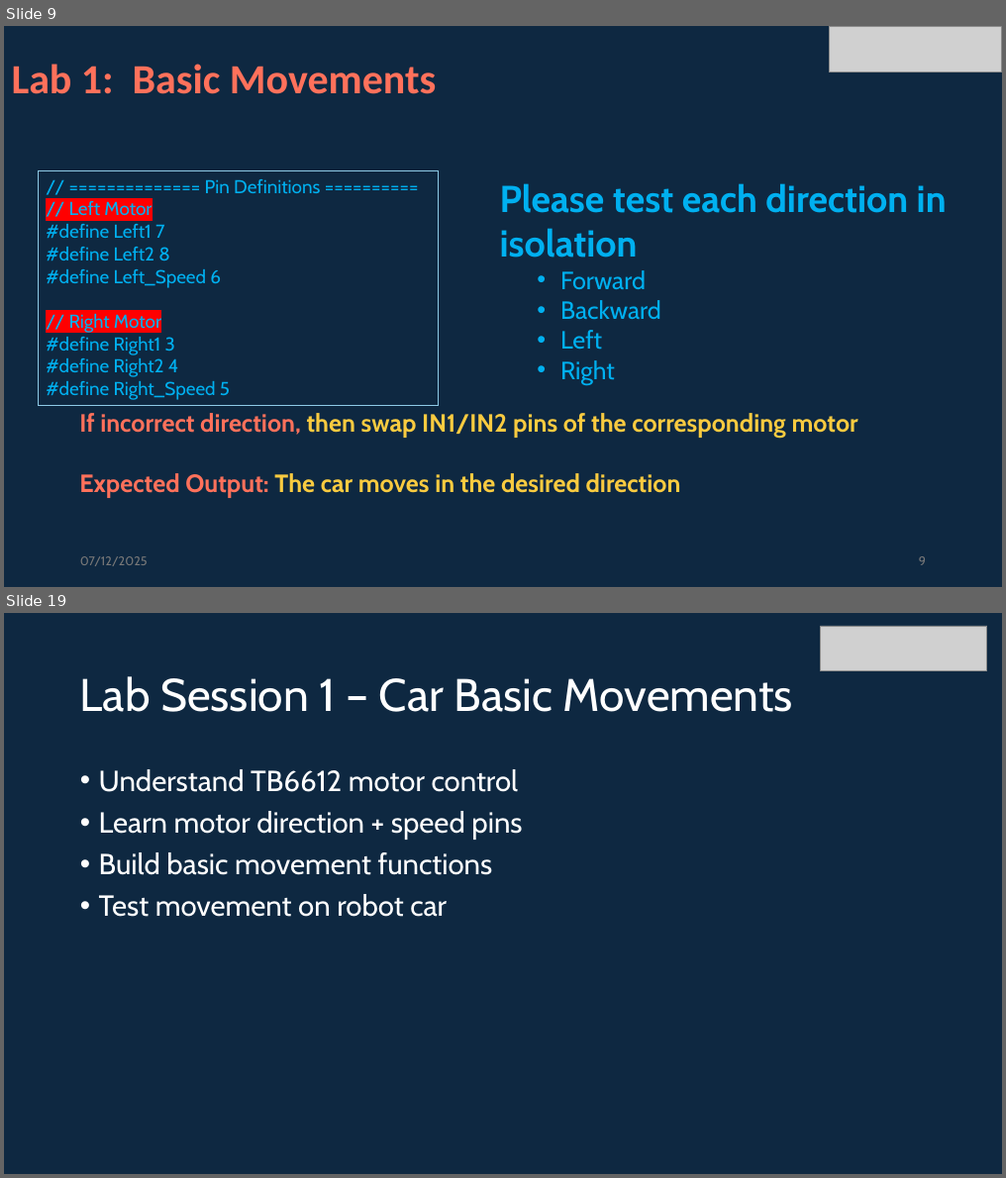
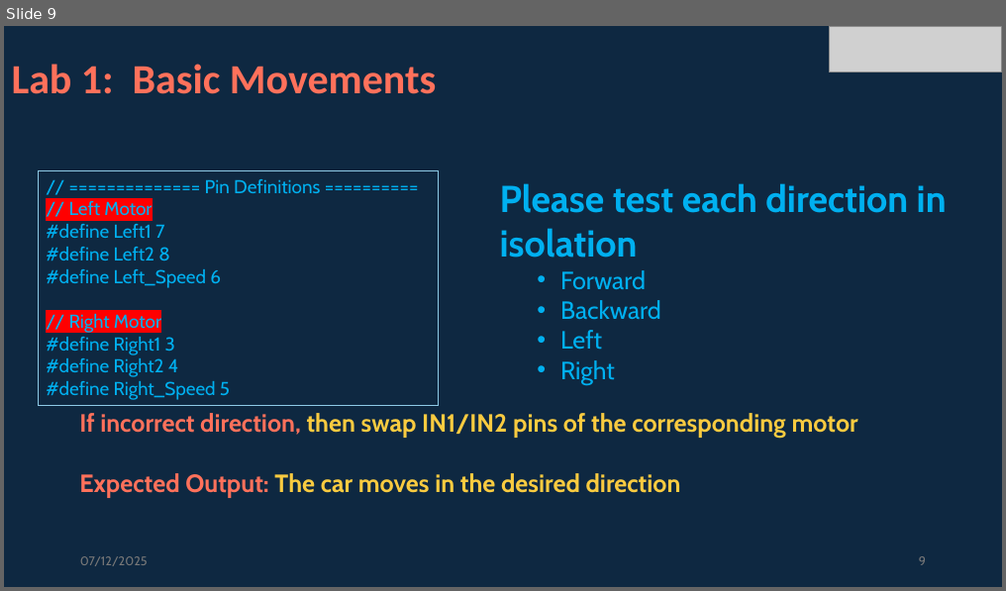
Before and after one commit to info-zas/zas-robotics-car-2-communications, a slide deck: 01_FoundationProjects/RCC01_Robot_Car_Basic_Movements/RCC01_Robot_Car_Basic_Movements.pptx. Shown one above the other, each under a label of ours: slides 9 and 19 before the commit, slide 9 after it; the slides between them are not shown. The pictures are 1006x1178 and 1006x591 pixels, drawn with LibreOffice and Linux fonts; fonts in the diff are those of the drawing; grey boxes stand for pictures. Boxes give left, top, right and bottom in pixels: in the first picture for what was removed or moved away, otherwise in the second. Text is boxed around its words. In the diff, an @@ line names an element or a change of style, - is before the commit and + after.

```diff
--- a/01_FoundationProjects/RCC01_Robot_Car_Basic_Movements/RCC01_Robot_Car_Basic_Movements.pptx
+++ b/01_FoundationProjects/RCC01_Robot_Car_Basic_Movements/RCC01_Robot_Car_Basic_Movements.pptx
@@ slide 19 removed at [4, 613, 1002, 1174], background #0E2841 @@
@@ picture removed at [820, 626, 987, 670] @@
@@ title removed at [80, 676, 793, 712] @@
-Lab Session 1 – Car Basic Movements
@@ text removed at [99, 769, 522, 917] @@
-• Understand TB6612 motor control
-• Learn motor direction + speed pins
-• Build basic movement functions
-• Test movement on robot car
```
Also in this commit, not shown: 4 slides changed, 17 other slides removed, 11 other files.
